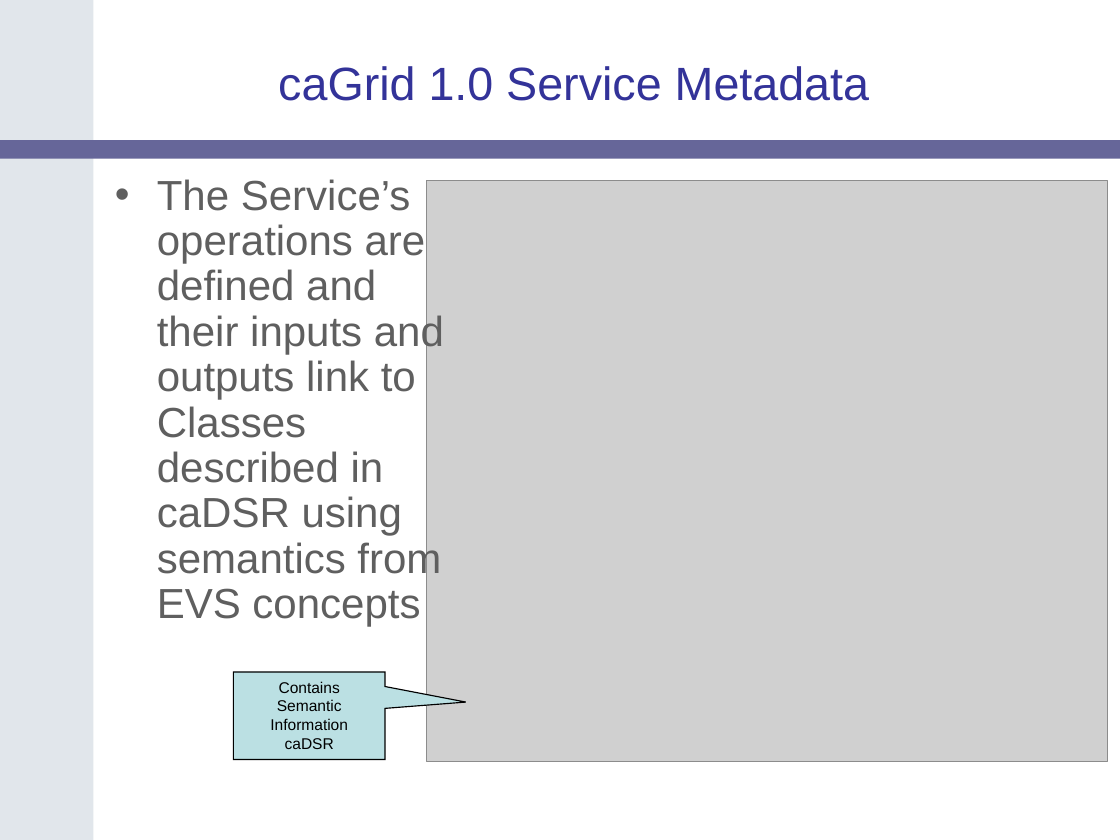
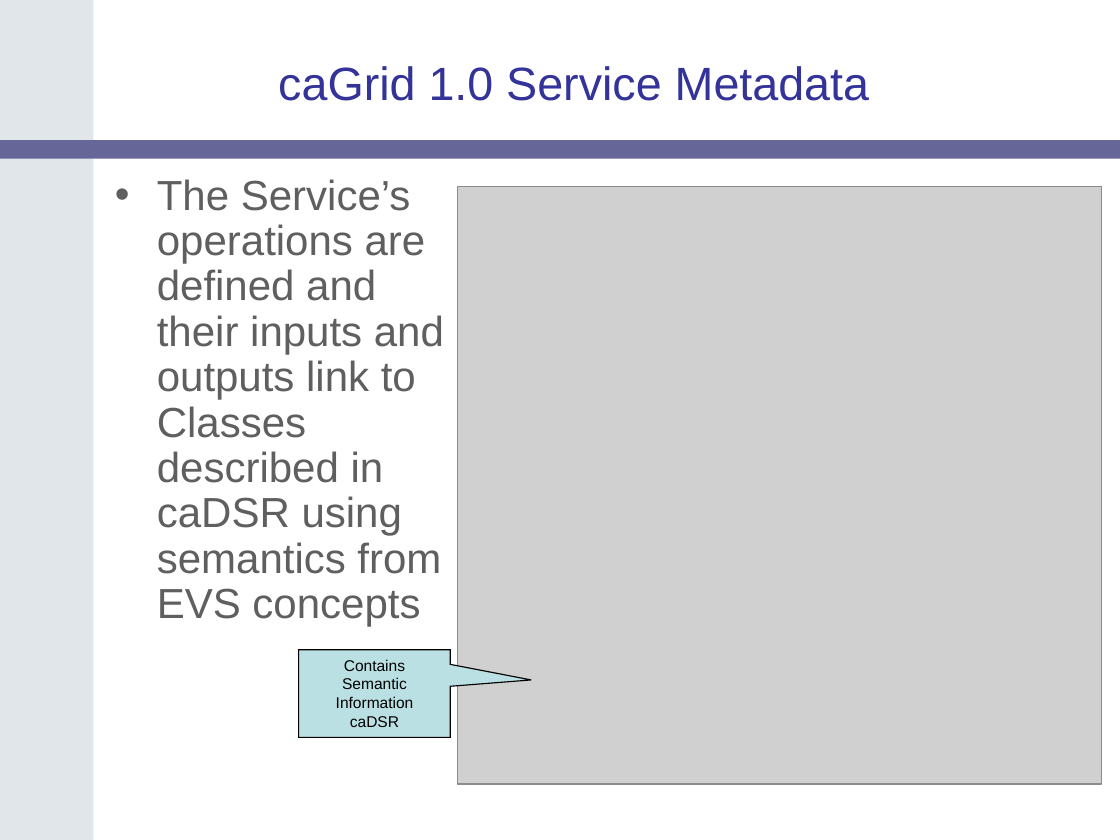
Before and after one commit to NCIP/cagrid-portal, a slide deck: slide 29 of cagrid-1-0/Documentation/presentations/200607_VCDE_ARCH/caGrid-1.0_Beta_Metadata.ppt. Drawn at 1120x840 pixels with LibreOffice and Linux fonts; fonts in the diff are those of the drawing; grey boxes stand for pictures; background and template pictures are left out. Boxes give left, top, right and bottom in pixels: in the first picture for what was removed or moved away, otherwise in the second. Text is boxed around its words. In the diff, an @@ line names an element or a change of style, - is before the commit and + after.

Commit message:
updated screenshot

```diff
--- a/cagrid-1-0/Documentation/presentations/200607_VCDE_ARCH/caGrid-1.0_Beta_Metadata.ppt
+++ b/cagrid-1-0/Documentation/presentations/200607_VCDE_ARCH/caGrid-1.0_Beta_Metadata.ppt
@@ picture: place and size @@
-picture at <box>427,180,1107,762</box>
+picture at <box>457,187,1101,784</box>
@@ speech box "Contains Semantic Information caDSR": place and size @@
-speech box "Contains Semantic Information caDSR" at <box>233,672,384,759</box>
+speech box "Contains Semantic Information caDSR" at <box>299,650,450,737</box>
```
Also in this commit, not shown: 1 other slide changed.
